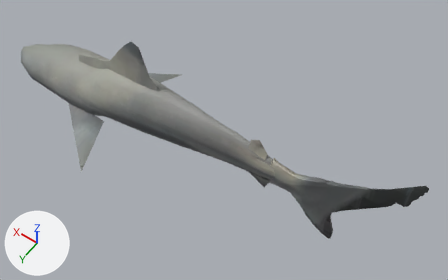
A saved change to the glTF model public/aqua/models/fish/fry_blacktip_reef_shark.glb.
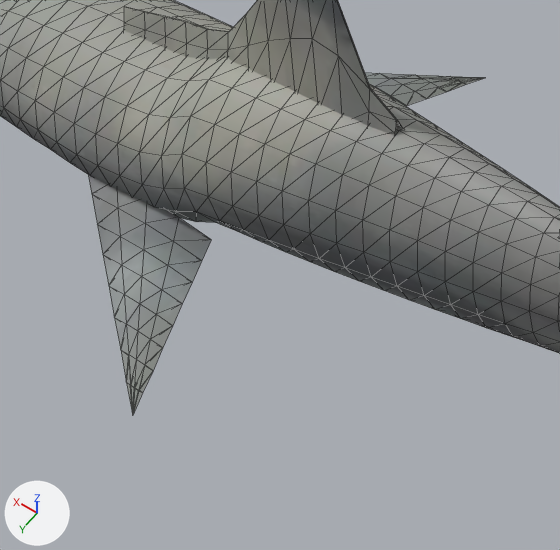
Each version appears first whole from a camera (50 mm lens) standing at (3953.052, 1.23, 296.916) and looking at (3953.951, -0.03, 294.937), and next in a close-up on the part from 10% to 46% of the width and 19% to 75% of the height. The axes (+X, +Y, +Z) are drawn at lower left. The lights are the same throughout. The last two pictures show the newer version. The close-ups show mesh edges as thin lines. Vertices at exactly the same position are counted once.

Script lines for the objects in view, before the commit:
```python
me_fry_blacktip_reef_shark = bpy.data.meshes.new('fry_blacktip_reef_shark')
me_fry_blacktip_reef_shark.from_pydata(...)  # 966 vertices, 1834 faces; spans x 3953.15..3955.16, y -0.35..0.35, z 294.7..295.32
me_fry_blacktip_reef_shark.materials.append(mat_painted_pbr_atlas)  # picture img_fry_blacktip_reef_shark_basecolor
ob_fry_blacktip_reef_shark = bpy.data.objects.new('fry_blacktip_reef_shark', me_fry_blacktip_reef_shark)
ob_fry_blacktip_reef_shark.location = (0.0, 0.0, 0.0)
```
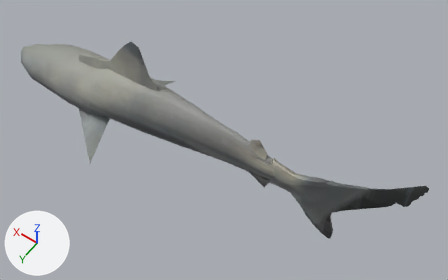
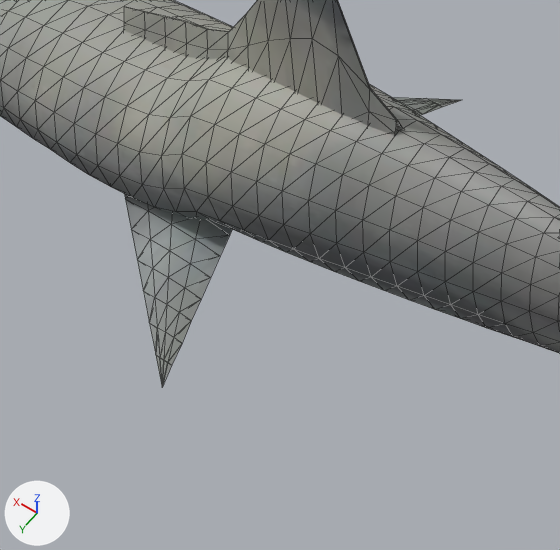
Edits to the bpy script that builds the scene:
```text
Change me_fry_blacktip_reef_shark:
    used by ob_fry_blacktip_reef_shark; location = (0.0, 0.0, 0.0)
    remove me_fry_blacktip_reef_shark.from_pydata(...)  # 966 vertices, 1834 faces; spans x 3953.15..3955.16, y -0.35..0.35, z 294.7..295.32
    add me_fry_blacktip_reef_shark.from_pydata(...)  # 966 vertices, 1834 faces; spans x 3953.15..3955.16, y -0.3..0.3, z 294.7..295.32
    me_fry_blacktip_reef_shark part 1: the loose piece of 65 vertices spanning x 3954.42..3954.72, y 0.11..0.35, z 294.76..294.82 is moved by (0.0, -0.05, 0.0)
    me_fry_blacktip_reef_shark part 2: the loose piece of 65 vertices spanning x 3954.42..3954.72, y -0.35..-0.11, z 294.76..294.82 is moved by (0.0, 0.05, 0.0)
```

Changed parts and their boxes [x1, y1, x2, y2] in the close-ups (560 x 550 px; the box of a moved part takes in the faces that stretch with it):
'fry_blacktip_reef_shark', reshaped: before [0, 0, 560, 415]; after [0, 0, 560, 387]
part 1 of me_fry_blacktip_reef_shark, moved or reshaped: before [88, 174, 211, 415]; after [125, 194, 232, 387]
part 2 of me_fry_blacktip_reef_shark, moved or reshaped: before [365, 73, 484, 106]; after [391, 97, 461, 115]
